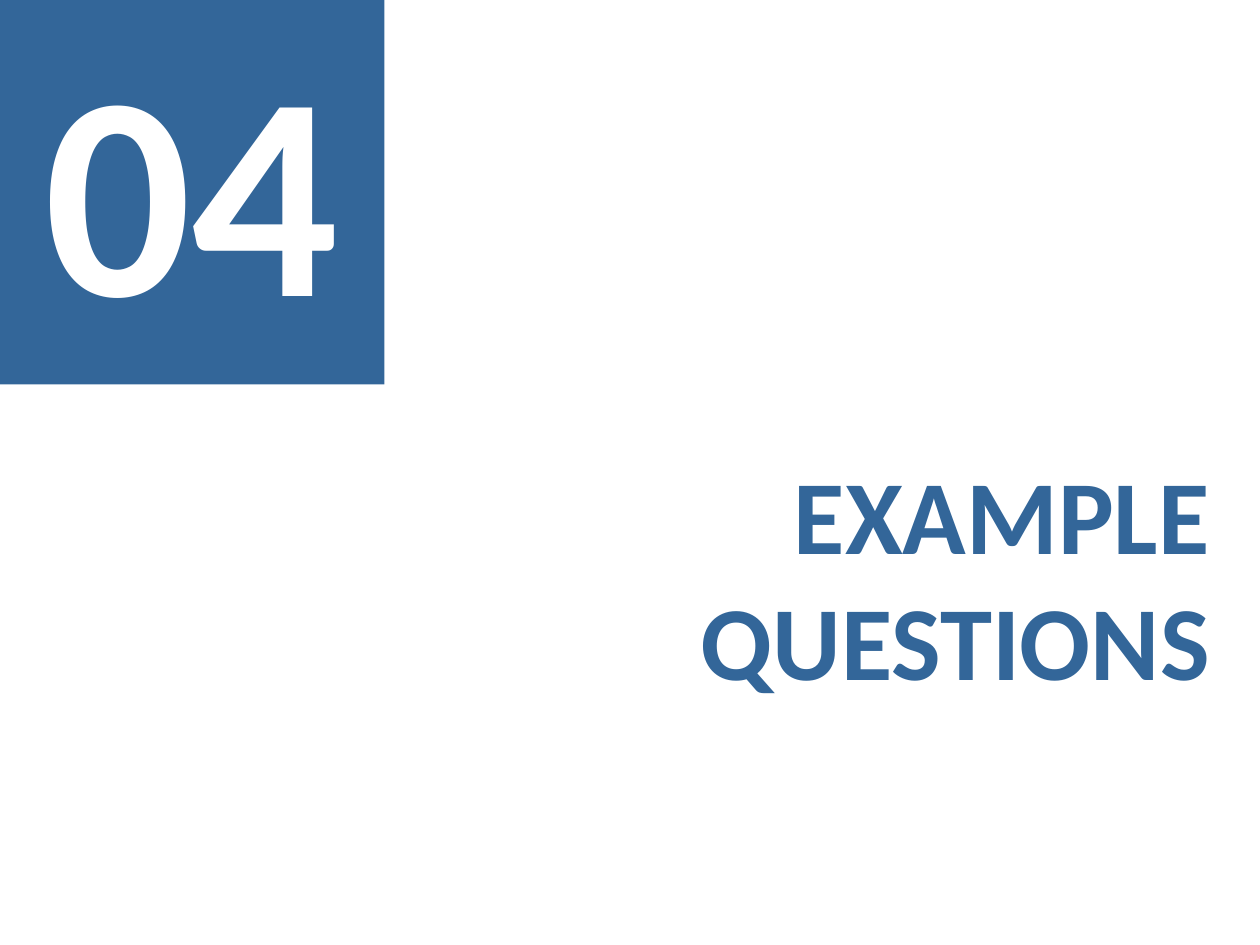
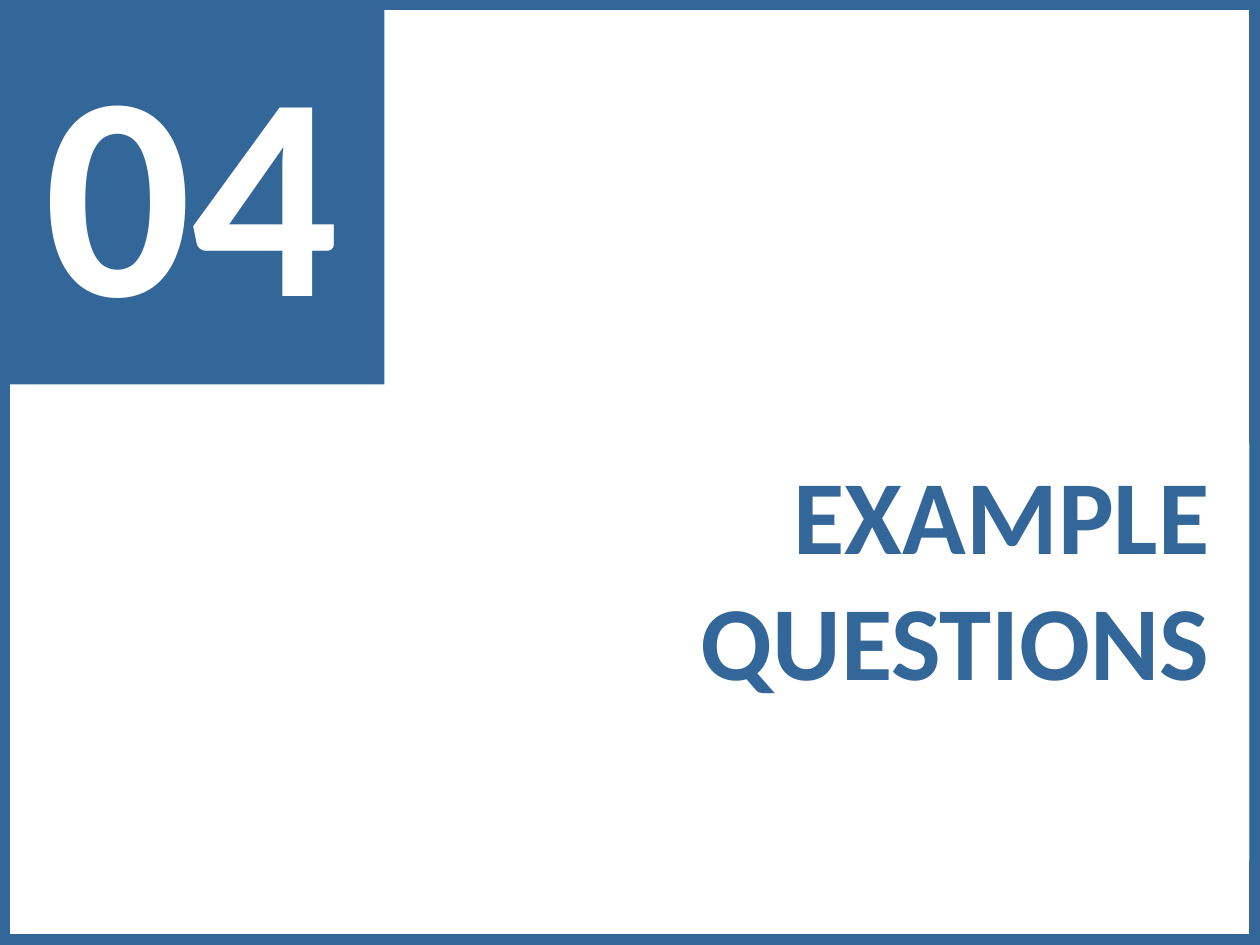
Before and after one commit to Zuchis/info-vis, a slide deck: slide 7 of checkpoint1/Lab02-PresentationTemplate.pptx (slide 8 before the commit). Drawn at 1260x945 pixels with LibreOffice and Linux fonts; fonts in the diff are those of the drawing. Boxes give left, top, right and bottom in pixels: in the first picture for what was removed or moved away, otherwise in the second. Text is boxed around its words. In the diff, an @@ line names an element or a change of style, - is before the commit and + after.

```diff
--- a/checkpoint1/Lab02-PresentationTemplate.pptx
+++ b/checkpoint1/Lab02-PresentationTemplate.pptx
@@ rectangle "04" at [0, 0, 384, 384]: less space between paragraphs; text to rectangle @@
@@ rectangle added at [0, 0, 1260, 945], outline #336699 11.99 pt @@
```
Also in this commit, not shown: 9 other slides changed, 1 slide removed.
